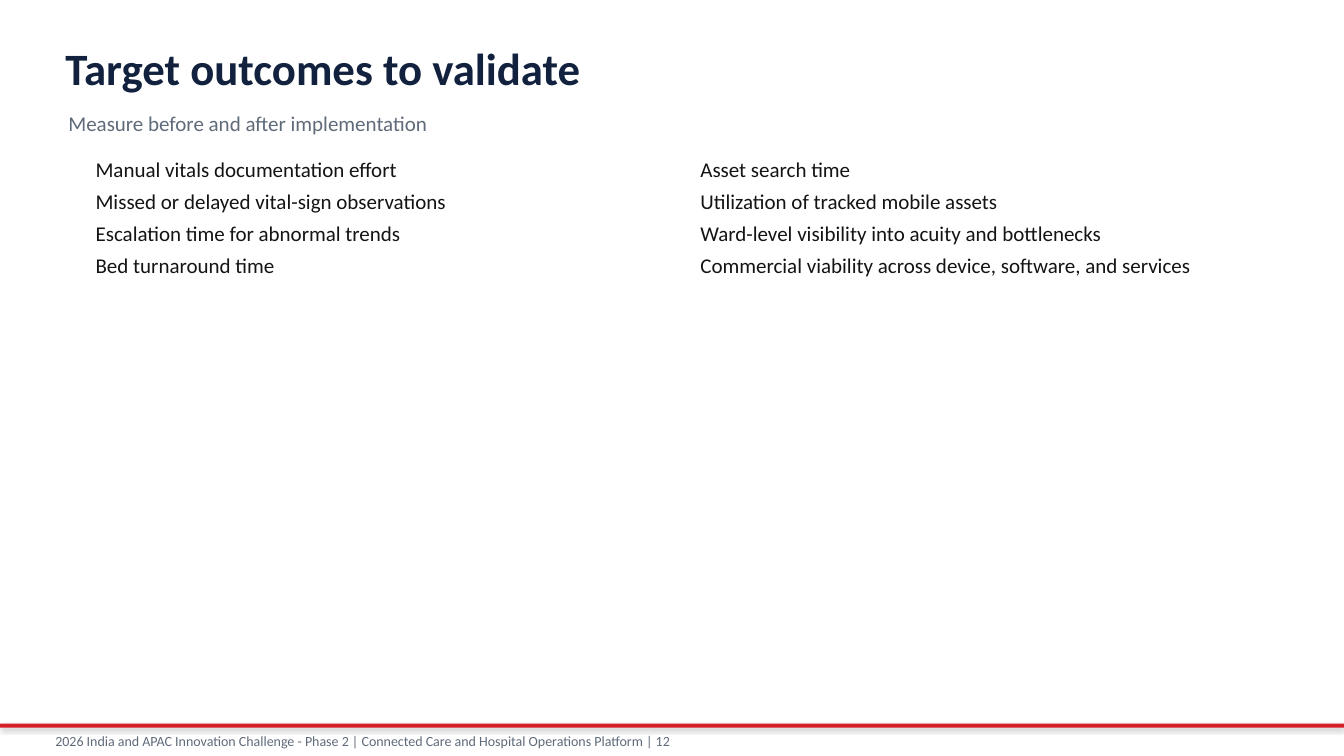
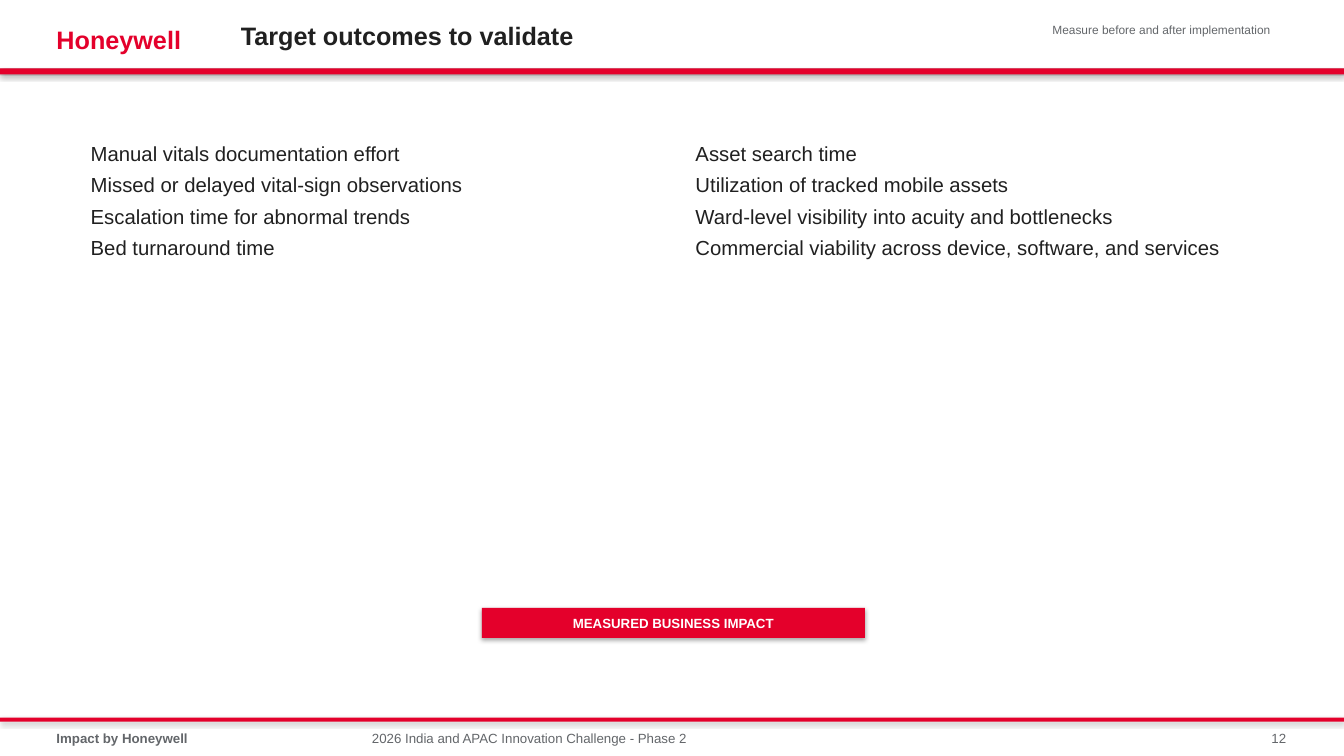
Before and after one commit to shyamnexus/HON_WSP_Innovation_Challenge, a slide deck: slide 12 of India_APAC_Innovation_Challenge_Phase2_Connected_Care_Platform.pptx. Drawn at 1344x756 pixels with LibreOffice and Linux fonts; fonts in the diff are those of the drawing. Boxes give left, top, right and bottom in pixels: in the first picture for what was removed or moved away, otherwise in the second. Text is boxed around its words. In the diff, an @@ line names an element or a change of style, - is before the commit and + after.

```diff
--- a/India_APAC_Innovation_Challenge_Phase2_Connected_Care_Platform.pptx
+++ b/India_APAC_Innovation_Challenge_Phase2_Connected_Care_Platform.pptx
@@ rectangle added at (x1=0, y1=0, x2=1344, y2=69), fill #FFFFFF @@
@@ text "Target outcomes to validate" moved from (x1=65, y1=53, x2=580, y2=93) to (x1=241, y1=26, x2=574, y2=51) @@
@@ text "Target outcomes to validate" at (x1=241, y1=26, x2=574, y2=51): size 32 to 18 pt, font Calibri to Arial, text colour #12223E to #202020 @@
@@ text "Measure before and after implementation" moved from (x1=68, y1=116, x2=427, y2=135) to (x1=1052, y1=25, x2=1270, y2=36) @@
@@ text "Measure before and after implementation" at (x1=1052, y1=25, x2=1270, y2=36): size 15 to 8.5 pt, font Calibri to Arial, text colour #606B7A to #63666A @@
@@ text added at (x1=56, y1=30, x2=181, y2=55), 18 pt, text #E4002B, bold @@
+Honeywell
@@ rectangle added at (x1=0, y1=69, x2=1344, y2=75), fill #E4002B @@
@@ text "Manual vitals documentation effort" moved from (x1=96, y1=162, x2=445, y2=273) to (x1=91, y1=146, x2=462, y2=256) @@
@@ text "Manual vitals documentation effort" at (x1=91, y1=146, x2=462, y2=256): size 15 to 14.5 pt, font Calibri to Arial, text colour #141414 to #202020 @@
@@ text "Asset search time" at (x1=695, y1=146, x2=1219, y2=260): size 15 to 14.5 pt, font Calibri to Arial, text colour #141414 to #202020 @@
@@ text "Asset search time" moved from (x1=700, y1=162, x2=1190, y2=277) to (x1=695, y1=146, x2=1219, y2=260) @@
@@ rectangle added at (x1=482, y1=608, x2=865, y2=638), fill #E4002B, 9.5 pt, text #FFFFFF, bold @@
+MEASURED BUSINESS IMPACT
@@ rectangle moved from (x1=0, y1=724, x2=1344, y2=728) to (x1=0, y1=718, x2=1344, y2=722) @@
@@ rectangle at (x1=0, y1=718, x2=1344, y2=722): fill #D61F26 to #E4002B @@
@@ text added at (x1=56, y1=733, x2=188, y2=746), 9.5 pt, text #63666A, bold @@
+Impact by Honeywell
@@ text at (x1=372, y1=733, x2=686, y2=746): text changed; size 10 to 9.5 pt; font Calibri to Arial; text colour #606B7A to #63666A @@
-2026 India and APAC Innovation Challenge - Phase 2 | Connected Care and Hospital Operations Platform | 12
+2026 India and APAC Innovation Challenge - Phase 2
@@ text added at (x1=1271, y1=734, x2=1286, y2=743), 9.5 pt, text #63666A @@
+12
```
Also in this commit, not shown: 13 other slides changed, 1 other file.
